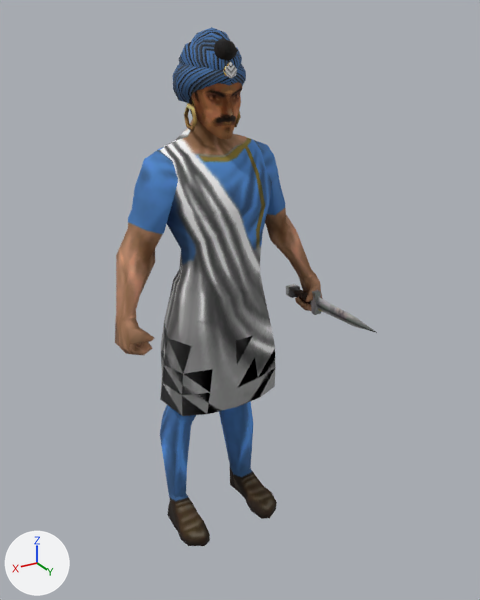
A saved change to the glTF model assets/models/units/maur_villager.glb.
One viewpoint serves both versions: a camera (50 mm lens) standing at (0.97, 1.63, 1.73) and looking at (-0.09, -0.14, 0.85). Every picture has the same lights, and +X, +Y and +Z are marked at lower left. The first picture is the older version. Where no turn or scale is listed for an object, it has been applied to the vertices. Vertices at exactly the same position are counted once.

Names of what the first picture shows: 'maur_villager_part0', 'maur_villager_part1', 'maur_villager_part2', 'maur_villager_part3', 'maur_villager_part4', 'maur_villager_part5'.
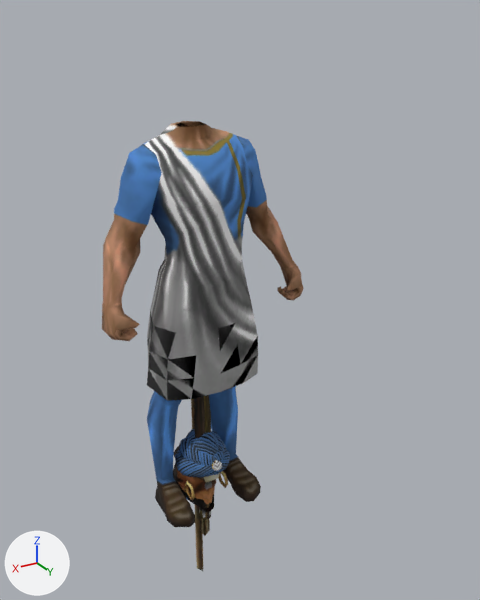
The change, as a list of edits to the scene's bpy script:
```text
Change me_maur_villager_part0:
    remove me_maur_villager_part0.from_pydata(...)  # 470 vertices, 908 faces; spans x -0.37..0.37, y -0.163..0.157, z 0.0..1.479
    add me_maur_villager_part0.from_pydata(...)  # 470 vertices, 908 faces; spans x -0.37..0.37, y -0.163..0.157, z -0.001..1.42
    me_maur_villager_part0 part 1: 23 of 470 vertices moved; they spanned x -0.05..0.05, y -0.06..0.026, z 1.425..1.479 and now span x -0.05..0.05, y -0.059..0.016, z -0.001..1.42; mean shift (0.0, -0.008, -0.711); largest move (0.0, -0.007, 1.479) -> (0.0, -0.03, -0.001)
Change me_maur_villager_part1:
    remove me_maur_villager_part1.from_pydata(...)  # 104 vertices, 188 faces; spans x -0.073..0.073, y -0.088..0.117, z 1.403..1.674
    add me_maur_villager_part1.from_pydata(...)  # 104 vertices, 188 faces; spans x -0.073..0.073, y -0.233..0.041, z -0.093..0.122
    me_maur_villager_part1 part 2: the whole mesh is turned 98.2 degrees about the x axis through its middle, then moved by (0.0, -0.107, -1.527)
Change me_maur_villager_part2:
    remove me_maur_villager_part2.from_pydata(...)  # 90 vertices, 166 faces; spans x -0.073..0.073, y -0.088..0.117, z 1.403..1.641
    add me_maur_villager_part2.from_pydata(...)  # 90 vertices, 166 faces; spans x -0.073..0.073, y -0.191..0.041, z -0.093..0.122
    me_maur_villager_part2 part 3: the whole mesh is turned 98.2 degrees about the x axis through its middle, then moved by (0.0, -0.09, -1.508)
Change me_maur_villager_part3:
    remove me_maur_villager_part3.from_pydata(...)  # 36 vertices, 72 faces; spans x -0.079..0.079, y -0.042..0.041, z 1.421..1.498
    add me_maur_villager_part3.from_pydata(...)  # 36 vertices, 72 faces; spans x -0.079..0.079, y -0.024..0.059, z 0.015..0.087
    me_maur_villager_part3 part 4: the whole mesh is turned 8.2 degrees about the x axis through its middle, then moved by (0.0, 0.018, -1.408)
Change me_maur_villager_part4:
    remove me_maur_villager_part4.from_pydata(...)  # 184 vertices, 292 faces; spans x -0.103..0.103, y -0.128..0.113, z 1.476..1.7
    add me_maur_villager_part4.from_pydata(...)  # 184 vertices, 292 faces; spans x -0.103..0.103, y -0.124..0.114, z 0.056..0.29
    me_maur_villager_part4 part 5: the whole mesh is turned 8.2 degrees about the x axis through its middle, then moved by (0.0, -0.001, -1.41)
Change ob_maur_villager_part0:
    ob_maur_villager_part0.location: (0.0, -0.145, 0.0) -> (0.001, -0.256, 0.0)
Change ob_maur_villager_part1:
    ob_maur_villager_part1.location: (0.0, -0.145, 0.0) -> (0.001, -0.256, 0.0)
Change ob_maur_villager_part2:
    ob_maur_villager_part2.location: (0.0, -0.145, 0.0) -> (0.001, -0.256, 0.0)
Change ob_maur_villager_part3:
    ob_maur_villager_part3.location: (0.0, -0.145, 0.0) -> (0.001, -0.256, 0.0)
Change ob_maur_villager_part4:
    ob_maur_villager_part4.location: (0.0, -0.145, 0.0) -> (0.001, -0.256, 0.0)
Remove ob_maur_villager_part5:
    ob_maur_villager_part5 = bpy.data.objects.new('maur_villager_part5', me_maur_villager_part5)
Add ob_tool_build_2:
    ob_tool_build_2 = bpy.data.objects.new('tool_Build_2', me_maur_villager_part12)  # 23 vertices, 36 faces; spans x -0.057..0.057, y -0.086..0.086, z -0.202..0.197; in mat_mat5 (picture img_tex5)
    ob_tool_build_2.location = (0.001, -0.256, 0.0)
Add ob_tool_gatherrock:
    ob_tool_gatherrock = bpy.data.objects.new('tool_GatherRock', me_maur_villager_part8)  # 56 vertices, 104 faces; spans x -0.194..0.188, y -0.023..0.025, z -0.115..0.655; in mat_mat5 (picture img_tex5)
    ob_tool_gatherrock.location = (0.001, -0.256, 0.0)
Add ob_tool_gathermeat:
    ob_tool_gathermeat = bpy.data.objects.new('tool_GatherMeat', me_maur_villager_part7)  # 41 vertices, 78 faces; spans x -0.017..0.017, y -0.04..0.04, z -0.107..0.382; in mat_mat5 (picture img_tex5)
    ob_tool_gathermeat.location = (0.001, -0.256, 0.0)
Add ob_tool_gathergrain:
    ob_tool_gathergrain = bpy.data.objects.new('tool_GatherGrain', me_maur_villager_part6)  # 17 vertices, 20 faces; spans x -0.1..0.106, y -0.124..0.138, z -0.435..0.814; in mat_mat5 (picture img_tex5)
    ob_tool_gathergrain.location = (0.001, -0.256, 0.0)
Add ob_tool_gathertree:
    ob_tool_gathertree = bpy.data.objects.new('tool_GatherTree', me_maur_villager_part5_1)  # 56 vertices, 104 faces; spans x -0.032..0.195, y -0.024..0.024, z -0.119..0.683; in mat_mat5 (picture img_tex5)
    ob_tool_gathertree.location = (0.001, -0.256, 0.0)
```

Boxes [x1, y1, x2, y2] around the edits, measured in the pictures (480 x 600 px; the box of a moved part takes in the faces that stretch with it):
'maur_villager_part0', reshaped, moved: before [115, 119, 323, 546]; after [102, 121, 303, 527]
'maur_villager_part4', moved, turned: before [173, 27, 246, 103]; after [175, 429, 230, 477]
'maur_villager_part1', moved, turned: before [188, 38, 242, 138]; after [174, 446, 202, 509]
'maur_villager_part2', moved, turned: before [191, 82, 242, 139]; after [173, 462, 216, 512]
'maur_villager_part5', deleted: before [286, 284, 377, 333]
'tool_GatherGrain', added (mostly hidden): after [191, 338, 219, 571]
'maur_villager_part3', moved, turned: before [184, 103, 241, 131]; after [185, 471, 228, 501]
'tool_GatherTree', added: after [194, 396, 211, 519]
'tool_GatherRock', added: after [200, 395, 211, 519]
'tool_Build_2', added: after [198, 473, 220, 536]
'tool_GatherMeat', added (mostly hidden): after [199, 481, 212, 518]
part 1 of me_maur_villager_part0, moved or reshaped: before [187, 119, 226, 144]; after [170, 121, 211, 138]
